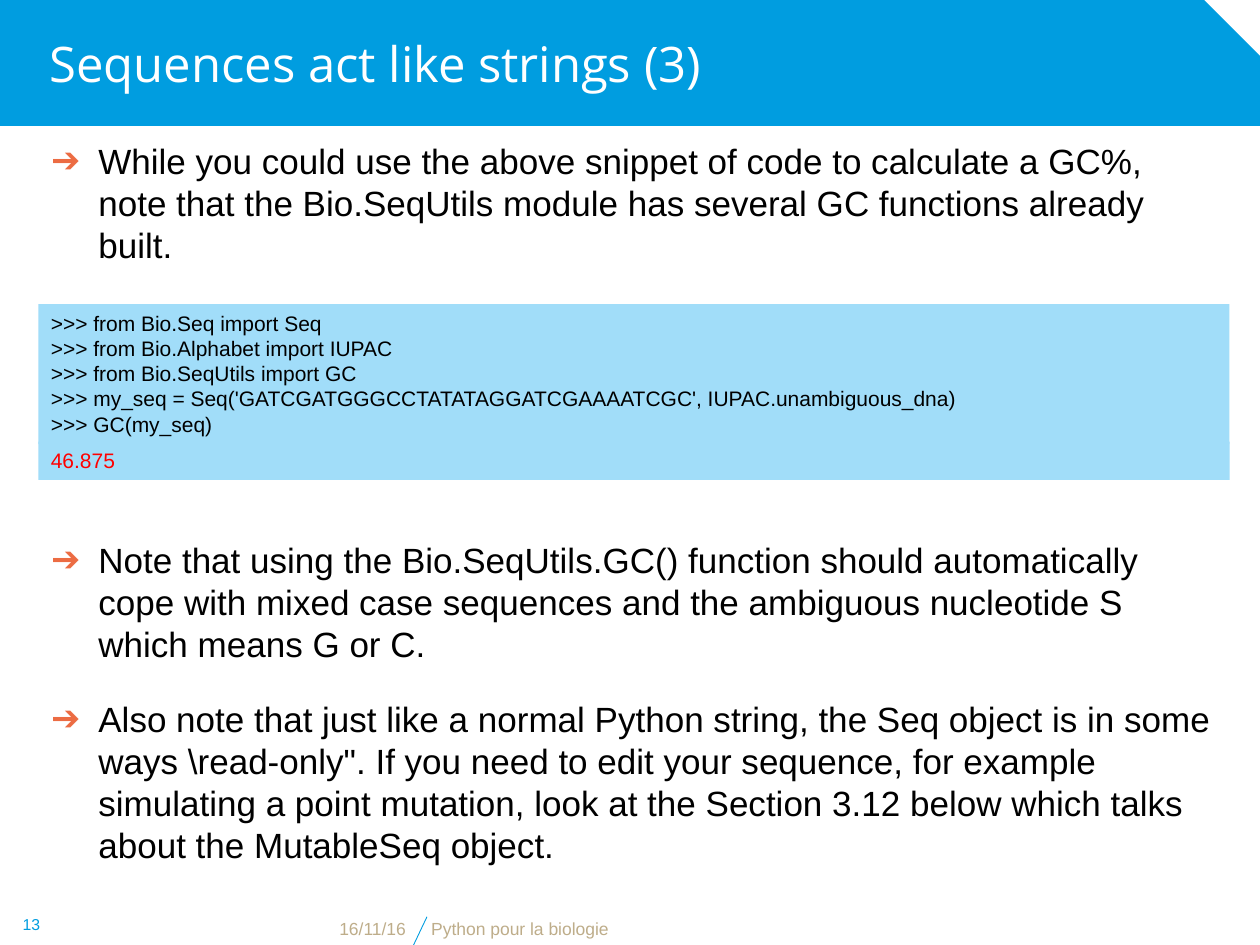
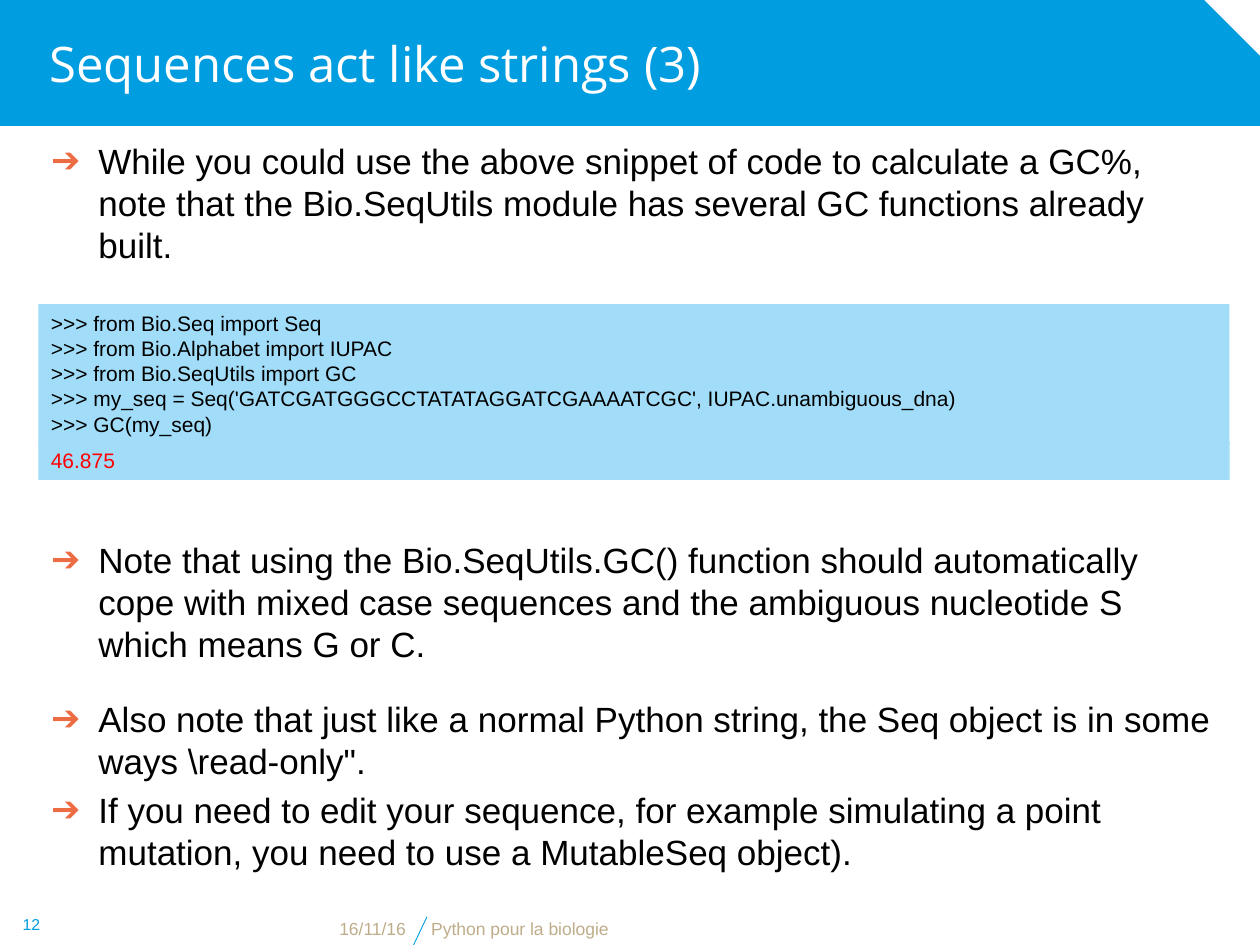
Before and after one commit to bdartigues/python_cnrs_formation, a slide deck: slide 12 of slides/python_biopython_Seq_Object_reduced.pptx (slide 13 before the commit). Drawn at 1260x945 pixels with LibreOffice and Linux fonts; fonts in the diff are those of the drawing; background and template pictures are left out. Boxes give left, top, right and bottom in pixels: in the first picture for what was removed or moved away, otherwise in the second. Text is boxed around its words. In the diff, an @@ line names an element or a change of style, - is before the commit and + after.

```diff
--- a/slides/python_biopython_Seq_Object_reduced.pptx
+++ b/slides/python_biopython_Seq_Object_reduced.pptx
@@ text at (x1=98, y1=706, x2=1210, y2=872): text changed @@
-➔ Also note that just like a normal Python string, the Seq object is in some ways \read-only". If you need to edit your sequence, for example simulating a point mutation, look at the Section 3.12 below which talks about the MutableSeq object.
+➔ Also note that just like a normal Python string, the Seq object is in some ways \read-only".
+➔ If you need to edit your sequence, for example simulating a point mutation, you need to use a MutableSeq object).
@@ page number at (x1=23, y1=919, x2=41, y2=930): text changed @@
-13
+12
```
Also in this commit, not shown: 5 other slides changed, 2 slides removed, 8 other files.
